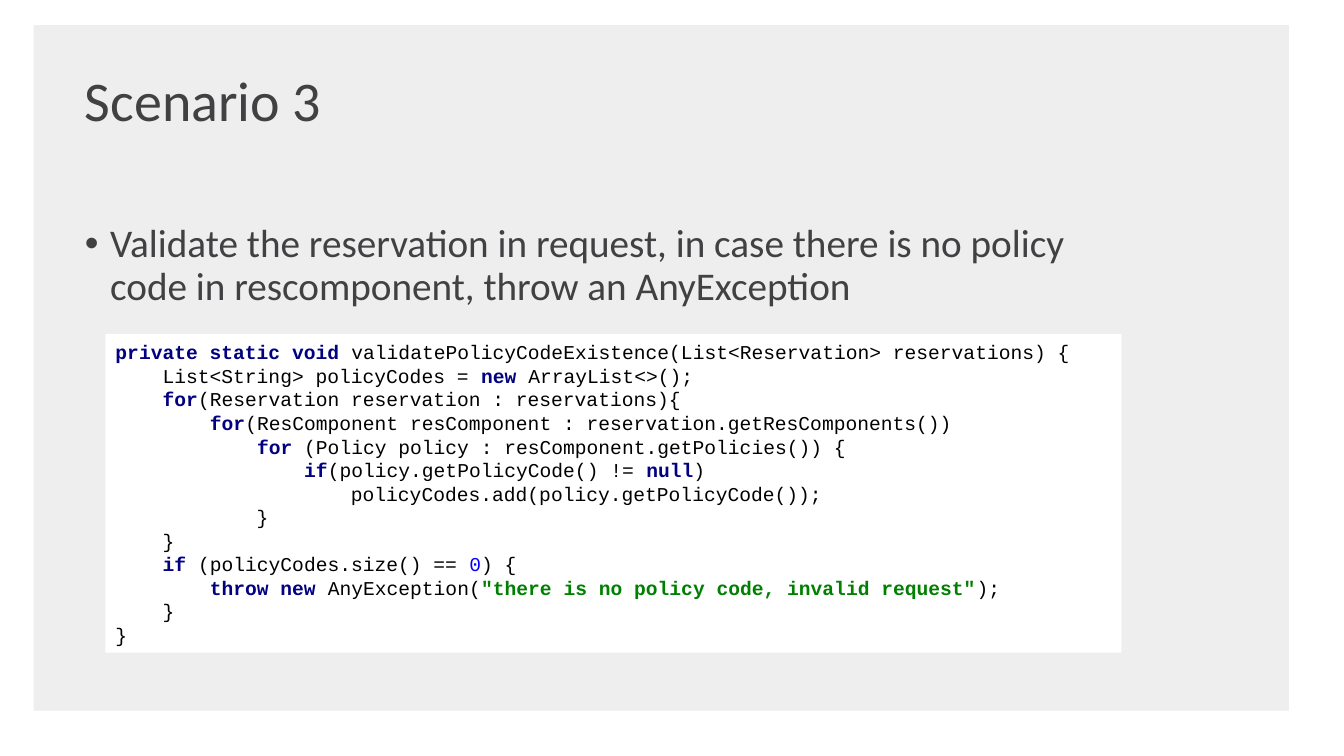
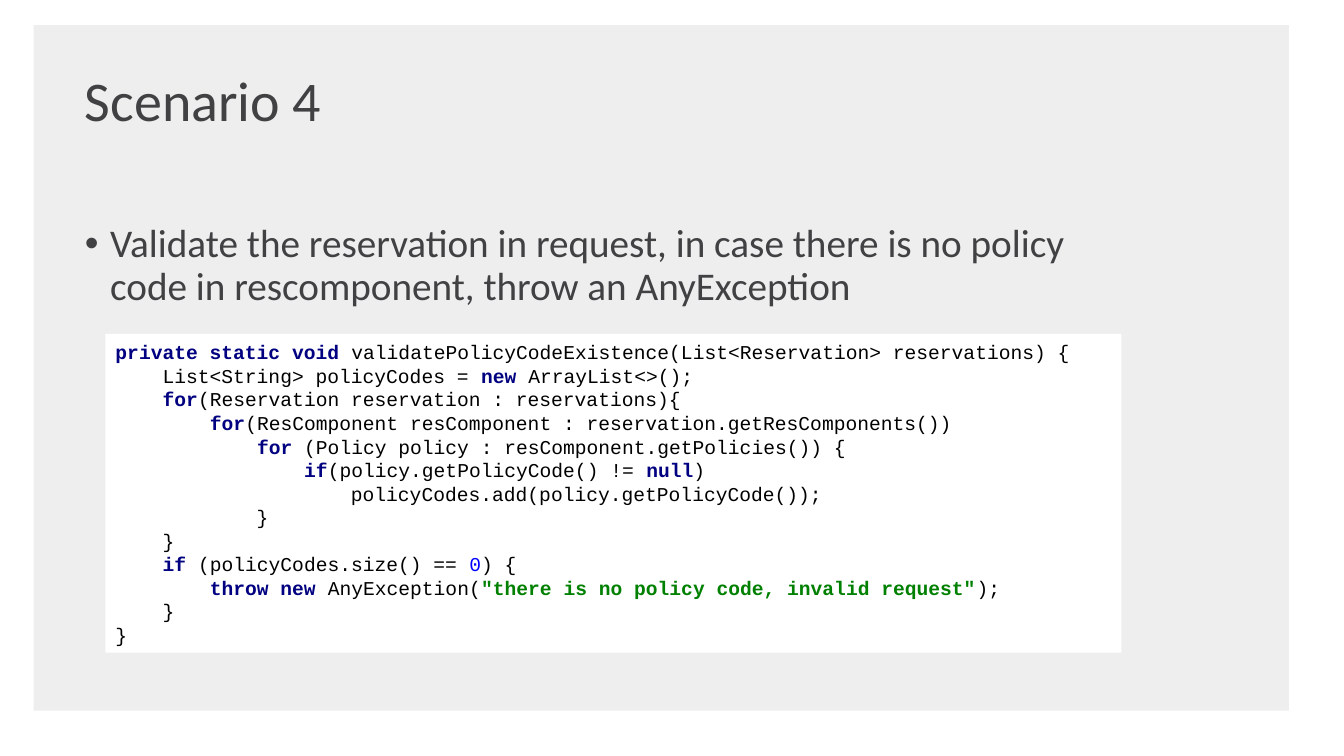
Before and after one commit to shaojie-xu-kp/Java8_lunch_learn, a slide deck: slide 44 of Java 8 & TDP.pptx (slide 42 before the commit). Drawn at 1344x756 pixels with LibreOffice and Linux fonts; fonts in the diff are those of the drawing; background and template pictures are left out. Boxes give left, top, right and bottom in pixels: in the first picture for what was removed or moved away, otherwise in the second. Text is boxed around its words. In the diff, an @@ line names an element or a change of style, - is before the commit and + after.

```diff
--- a/Java 8 & TDP.pptx
+++ b/Java 8 & TDP.pptx
@@ text at <box>85,82,321,122</box>: text changed @@
-Scenario 3
+Scenario 4
```
Also in this commit, not shown: 6 other slides changed, 2 slides added.
